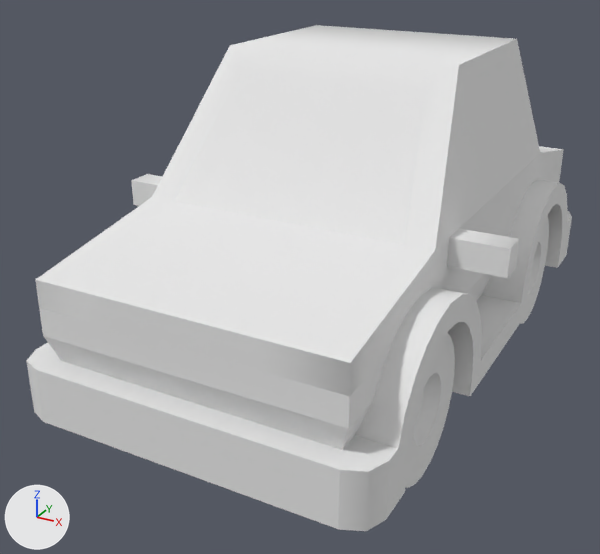
Renders of the OBJ model Assets/Assets/kenney_car-kit/Models/OBJ format/sedan.obj from each side of a commit.
Camera for both pictures: a camera (50 mm lens) standing at (1.34, -2.85, 1.76) and looking at (-0.14, -0.17, 0.42). The axes (+X, +Y, +Z) are drawn at lower left. The lights are the same throughout. The picture after the commit comes second. Where no turn or scale is listed for an object, it has been applied to the vertices.

The first picture shows 'sedan'.
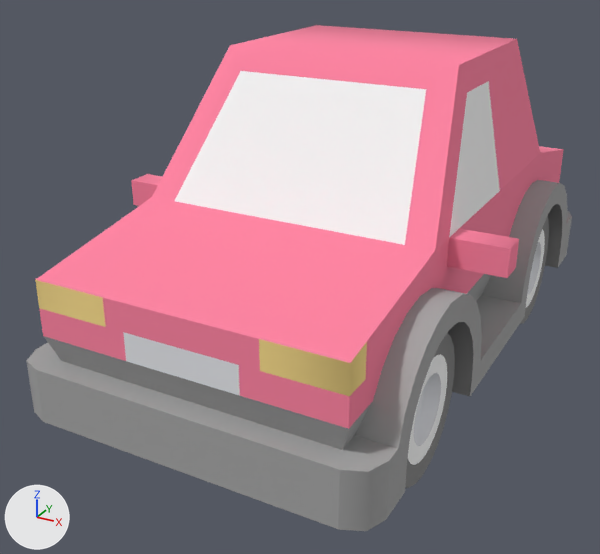
Changed parts and their boxes [x1, y1, x2, y2] in the pictures (600 x 554 px):
'sedan', recoloured: [27, 25, 572, 531] in both

The change in detail:
Material 'plastic' (mat_plastic) changes colour from white #e7e7e7 to grey #a5a5a5; in linear values from (0.8, 0.8, 0.8) to (0.376, 0.376, 0.376).
Material 'carTire' (mat_cartire) changes colour from white #e7e7e7 to grey #868686; in linear values from (0.8, 0.8, 0.8) to (0.239, 0.239, 0.239).
Material 'paintRed' (mat_paintred) changes colour from white #e7e7e7 to pink #ff83a2; in linear values from (0.8, 0.8, 0.8) to (1.0, 0.227, 0.36).
Material 'lightFront' (mat_lightfront) changes colour from white #e7e7e7 to yellow #fbdd8b; in linear values from (0.8, 0.8, 0.8) to (0.961, 0.725, 0.259).
